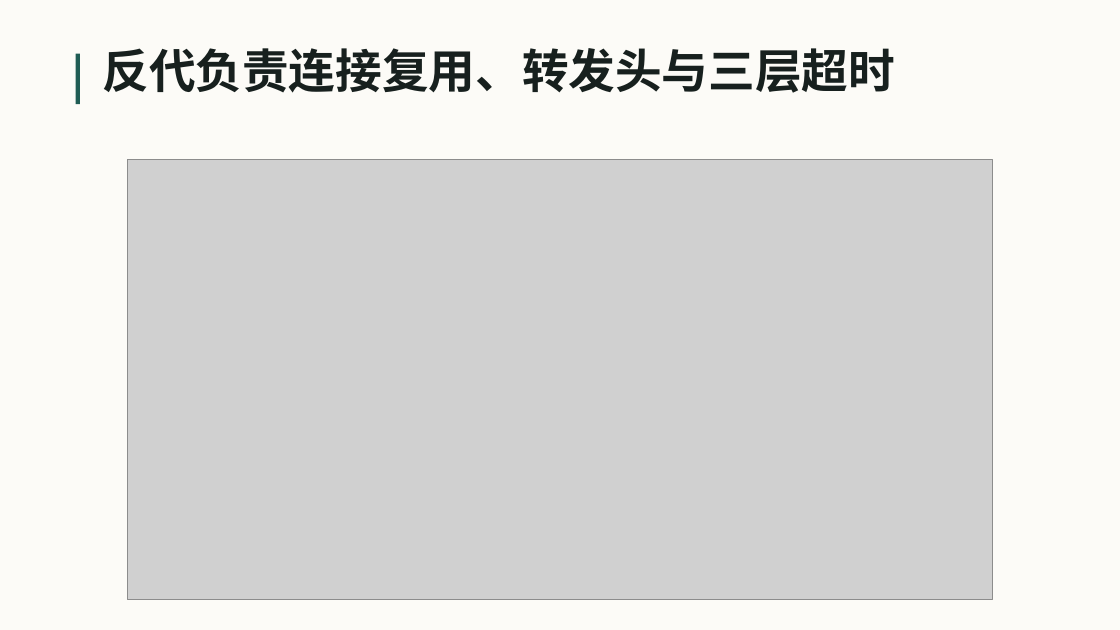
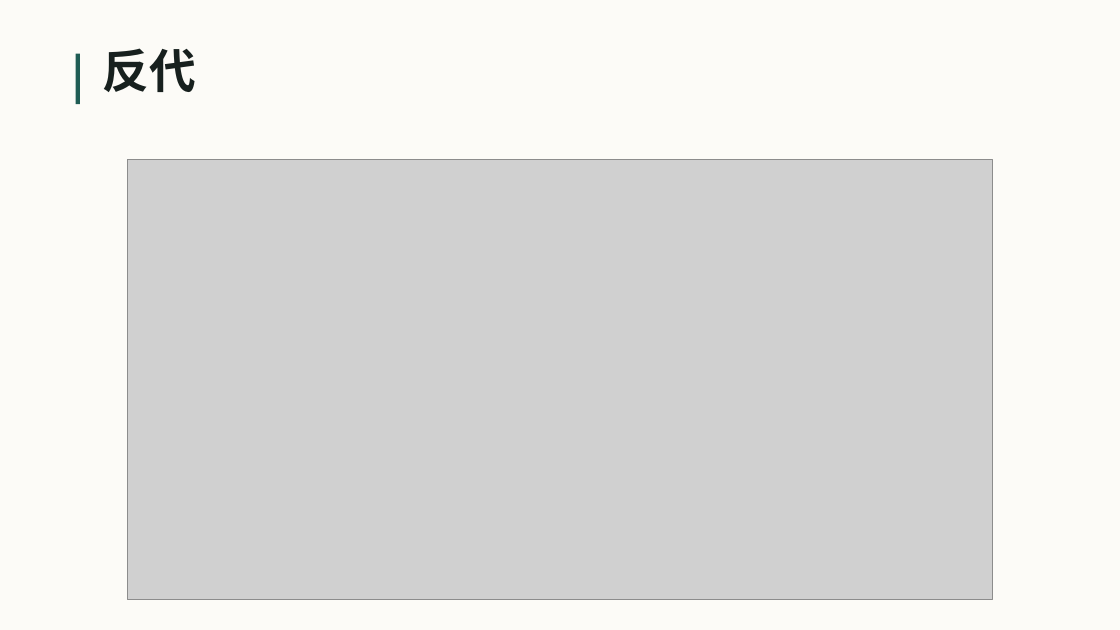
Before and after one commit to VesselPaper/symbiont, a slide deck: slide 10 of share/技术分享-应用代理与负载均衡.pptx. Drawn at 1120x630 pixels with LibreOffice and Linux fonts; fonts in the diff are those of the drawing; grey boxes stand for pictures. Boxes give left, top, right and bottom in pixels: in the first picture for what was removed or moved away, otherwise in the second. Text is boxed around its words. In the diff, an @@ line names an element or a change of style, - is before the commit and + after.

```diff
--- a/share/技术分享-应用代理与负载均衡.pptx
+++ b/share/技术分享-应用代理与负载均衡.pptx
@@ text at bbox=[102, 48, 195, 92]: text changed @@
-反代负责连接复用、转发头与三层超时
+反代
```
Also in this commit, not shown: 2 other slides changed, 1 other file.
